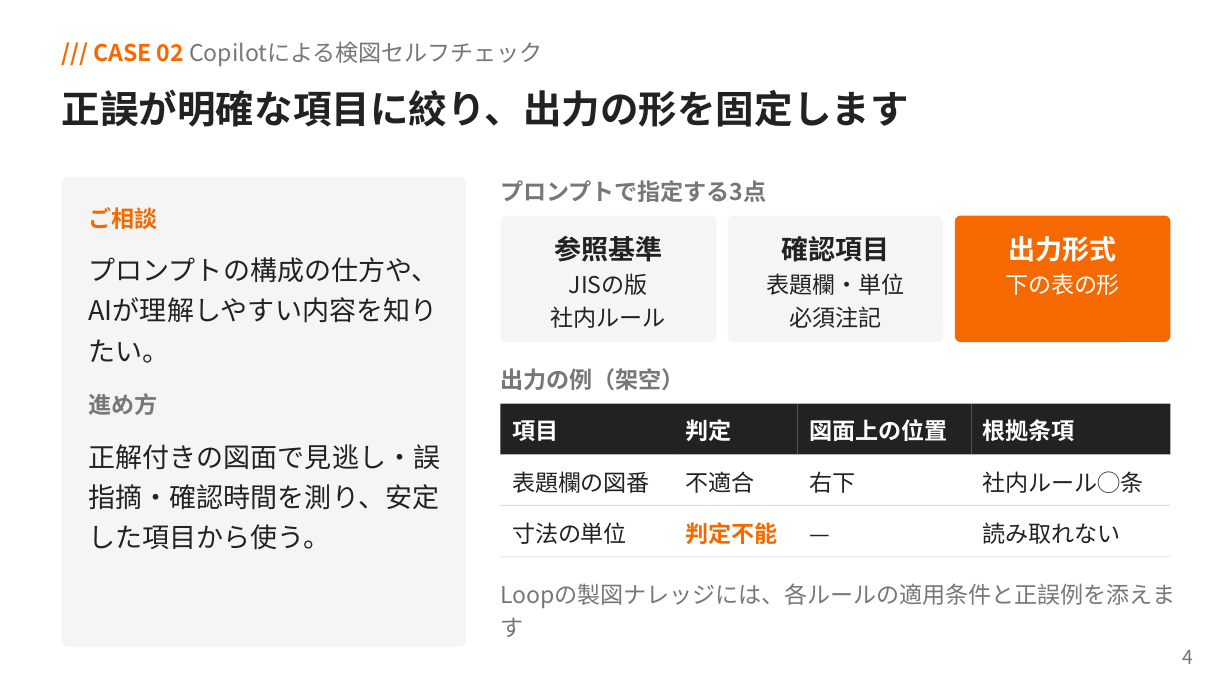
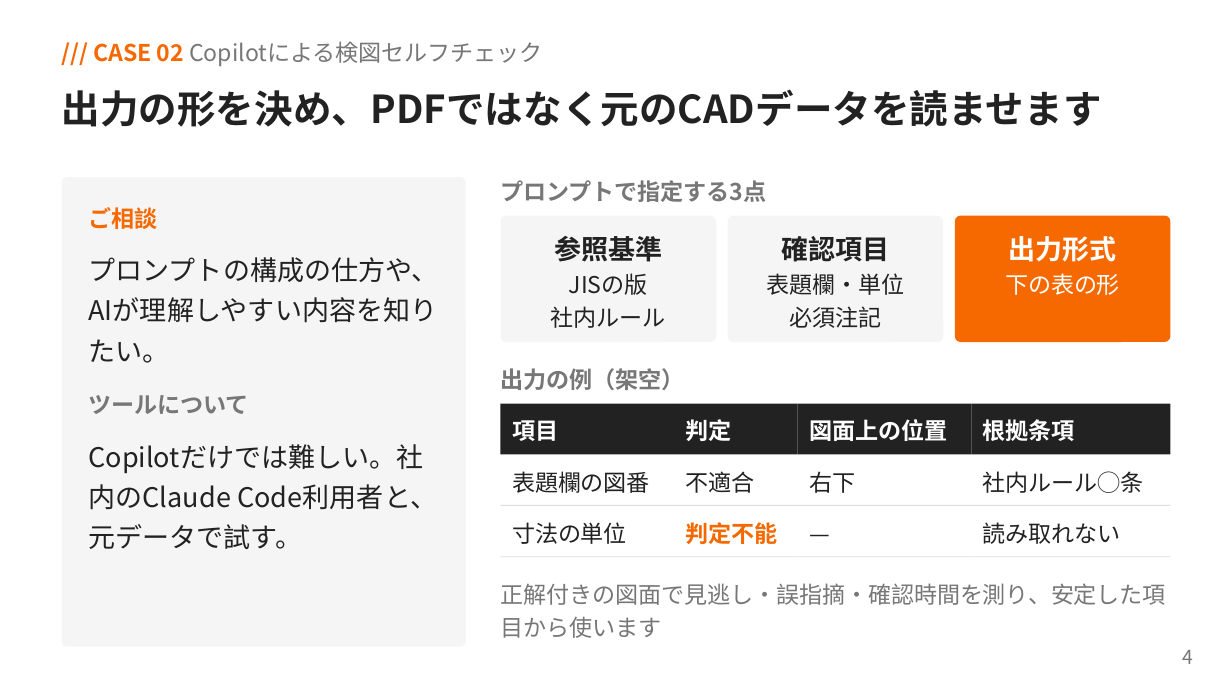
Before and after one commit to yoshiy-dev/yoshiy-dev, a slide deck: slide 4 of outputs/AI活用相談_回答まとめ.pptx. Drawn at 1232x693 pixels with LibreOffice and Linux fonts; fonts in the diff are those of the drawing. Boxes give left, top, right and bottom in pixels: in the first picture for what was removed or moved away, otherwise in the second. Text is boxed around its words. In the diff, an @@ line names an element or a change of style, - is before the commit and + after.

```diff
--- a/outputs/AI活用相談_回答まとめ.pptx
+++ b/outputs/AI活用相談_回答まとめ.pptx
@@ text at (62,89,1102,127): text changed @@
-正誤が明確な項目に絞り、出力の形を固定します
+出力の形を決め、PDFではなく元のCADデータを読ませます
@@ text at (89,395,249,414): text changed @@
-進め方
+ツールについて
@@ text at (89,444,437,549): text changed @@
-正解付きの図面で見逃し・誤指摘・確認時間を測り、安定した項目から使う。
+Copilotだけでは難しい。社内のClaude Code利用者と、元データで試す。
@@ text at (500,583,1166,638): text changed @@
-Loopの製図ナレッジには、各ルールの適用条件と正誤例を添えます
+正解付きの図面で見逃し・誤指摘・確認時間を測り、安定した項目から使います
```
Also in this commit, not shown: 5 other slides changed, 1 other file.
